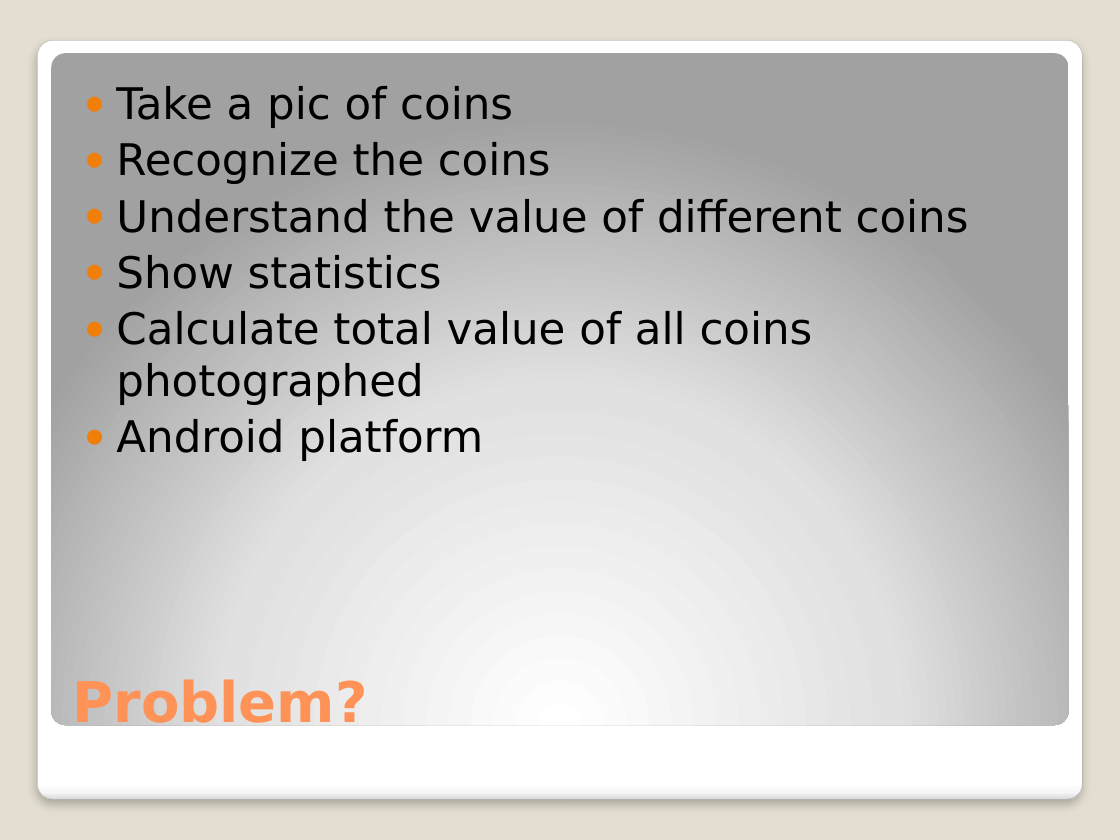
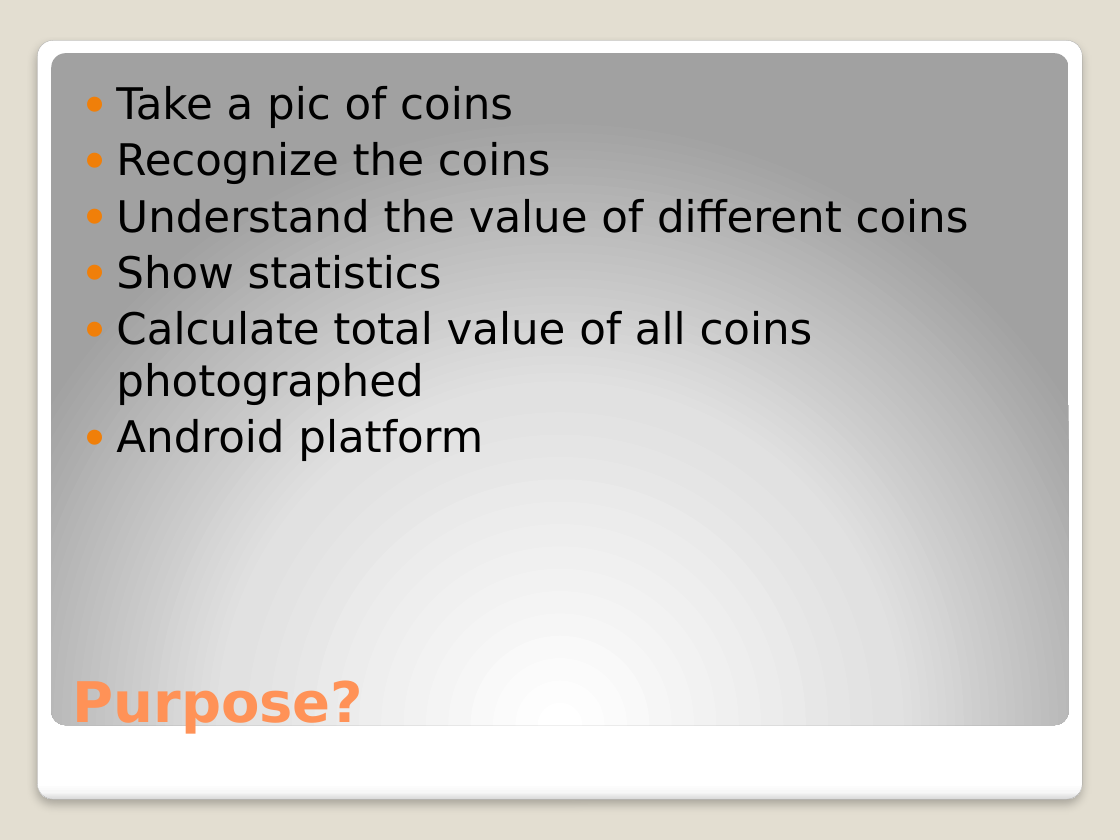
Before and after one commit to naskovai/cash-scanner, a slide deck: slide 2 of docs/Cash Scanner.pptx. Drawn at 1120x840 pixels with LibreOffice and Linux fonts; fonts in the diff are those of the drawing. Boxes give left, top, right and bottom in pixels: in the first picture for what was removed or moved away, otherwise in the second. Text is boxed around its words. In the diff, an @@ line names an element or a change of style, - is before the commit and + after.

```diff
--- a/docs/Cash Scanner.pptx
+++ b/docs/Cash Scanner.pptx
@@ title at bbox=[73, 676, 364, 733]: text changed @@
-Problem?
+Purpose?
```
Also in this commit, not shown: 3 other slides changed, 2 slides added, 2 slides removed.
